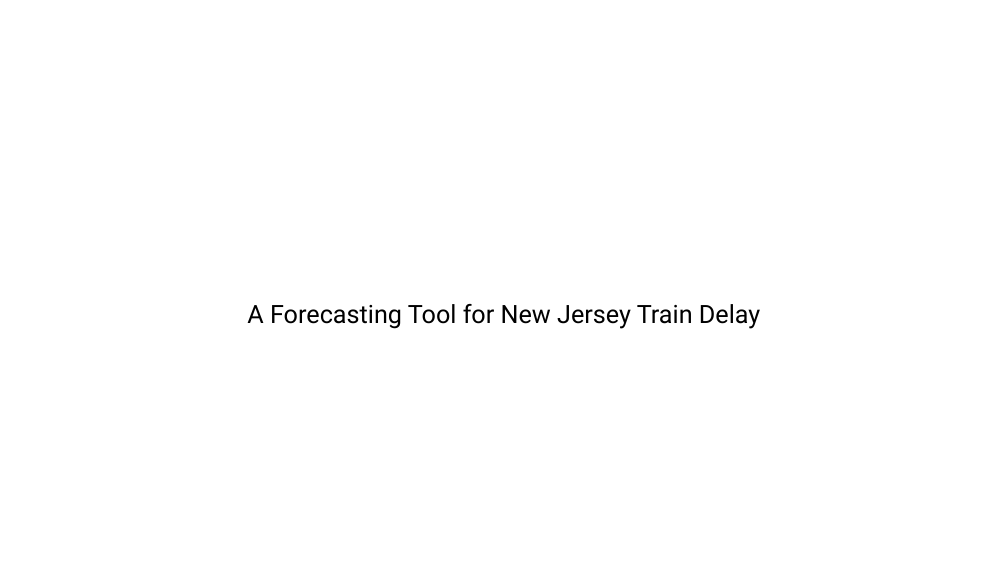
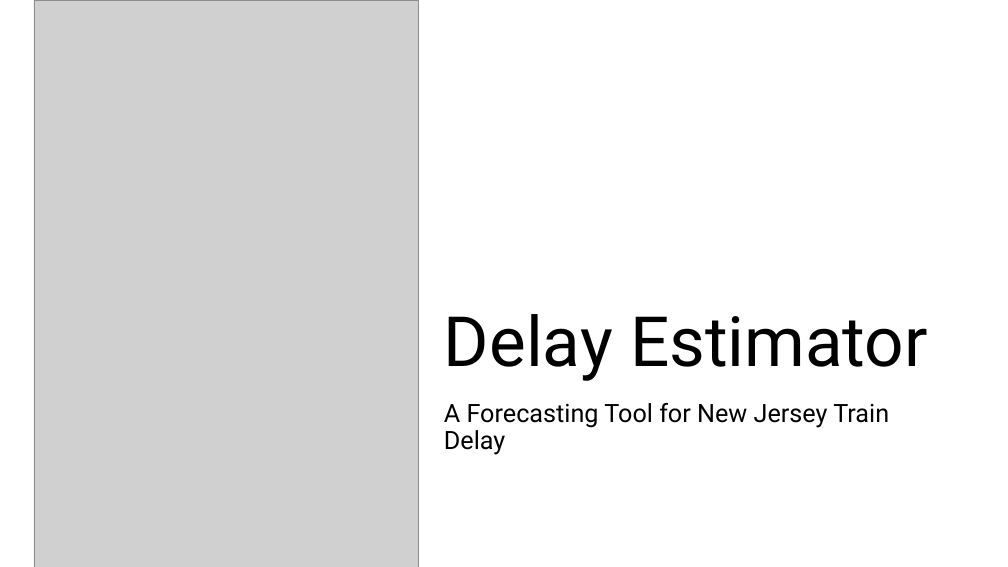
Before and after one commit to zoenyoo/MUSA508_Final, a slide deck: slide 1 of FInal_Presentation.pptx. Drawn at 1008x567 pixels with LibreOffice and Linux fonts; fonts in the diff are those of the drawing; grey boxes stand for pictures. Boxes give left, top, right and bottom in pixels: in the first picture for what was removed or moved away, otherwise in the second. Text is boxed around its words. In the diff, an @@ line names an element or a change of style, - is before the commit and + after.

```diff
--- a/FInal_Presentation.pptx
+++ b/FInal_Presentation.pptx
@@ picture added at (34, 0, 419, 567) @@
@@ title added at (444, 314, 928, 381), 66 pt, text #000000 @@
+Delay Estimator
@@ subtitle "A Forecasting Tool for New ...": place and size @@
-subtitle "A Forecasting Tool for New ..." at (247, 304, 760, 329)
+subtitle "A Forecasting Tool for New ..." at (444, 403, 889, 455)
@@ subtitle "A Forecasting Tool for New ..." at (444, 403, 889, 455): alignment centre to left @@
```
Also in this commit, not shown: 1 other slide changed, 7 slides added, 7 slides removed, 3 other files.
